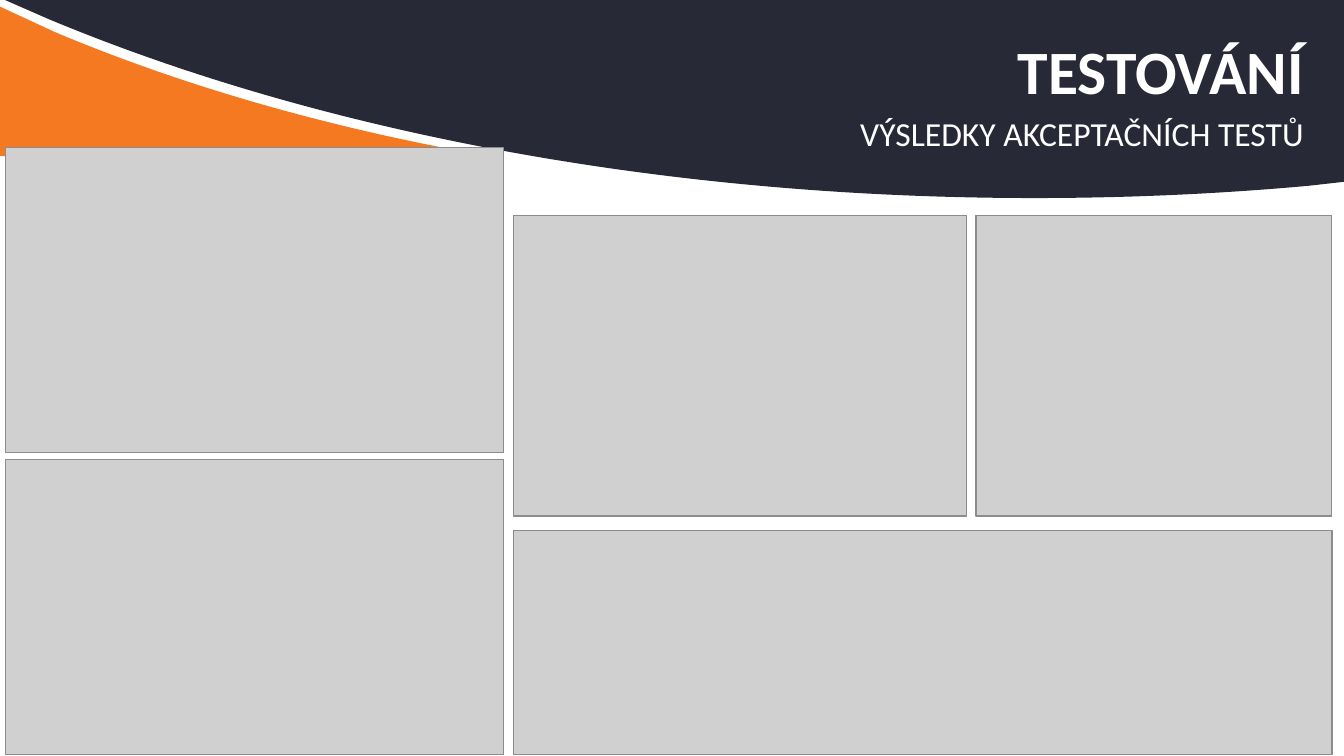
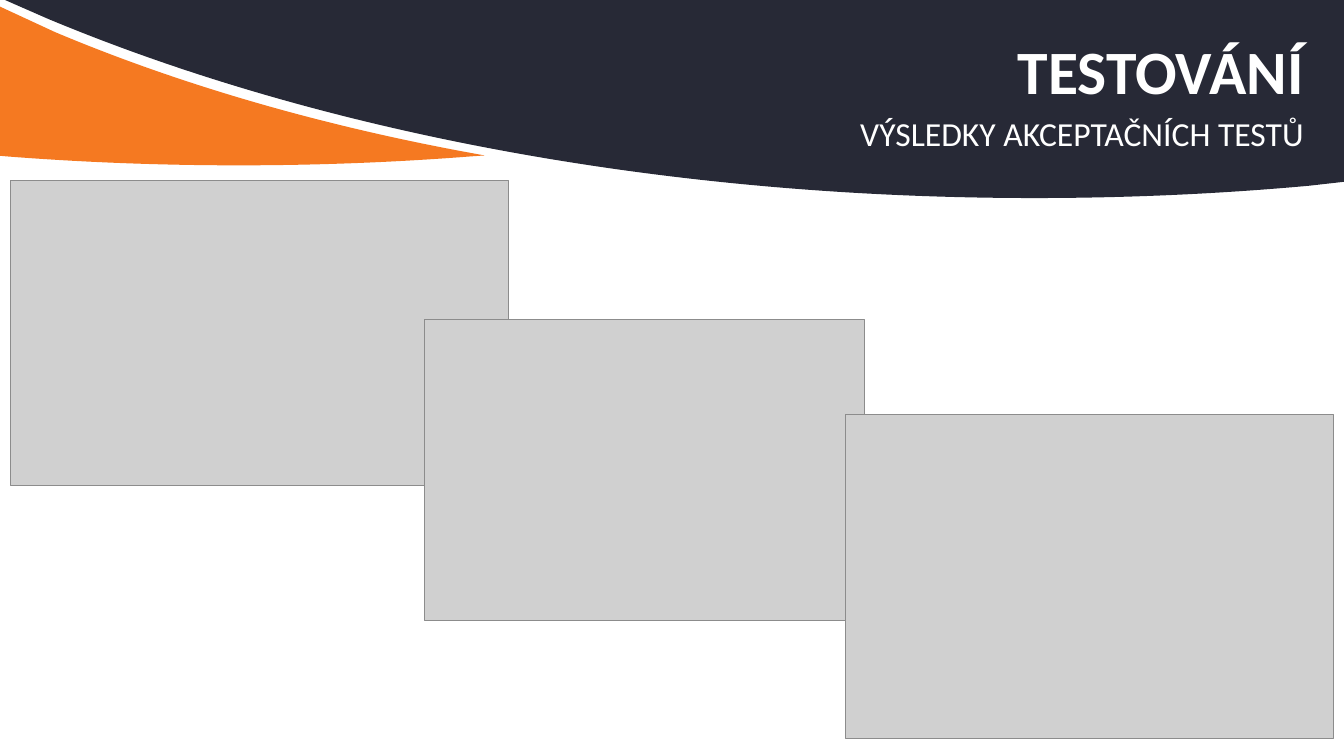
Before and after one commit to DanielRybar/ALG1Codes2023, a slide deck: slide 5 of src/semestralProject/U06PolySumAndProductRybarPresentation.pptx. Drawn at 1344x756 pixels with LibreOffice and Linux fonts; fonts in the diff are those of the drawing; grey boxes stand for pictures. Boxes give left, top, right and bottom in pixels: in the first picture for what was removed or moved away, otherwise in the second. Text is boxed around its words. In the diff, an @@ line names an element or a change of style, - is before the commit and + after.

```diff
--- a/src/semestralProject/U06PolySumAndProductRybarPresentation.pptx
+++ b/src/semestralProject/U06PolySumAndProductRybarPresentation.pptx
@@ picture: place and size @@
-picture at <box>5,148,503,454</box>
+picture at <box>11,180,509,486</box>
@@ picture: place and size @@
-picture at <box>976,216,1332,516</box>
+picture at <box>424,320,865,620</box>
@@ picture: place and size @@
-picture at <box>513,216,966,516</box>
+picture at <box>846,414,1334,738</box>
@@ picture removed at <box>5,460,503,754</box> @@
@@ picture removed at <box>513,530,1332,754</box> @@
```
Also in this commit, not shown: 1 other slide changed, 3 other files.
